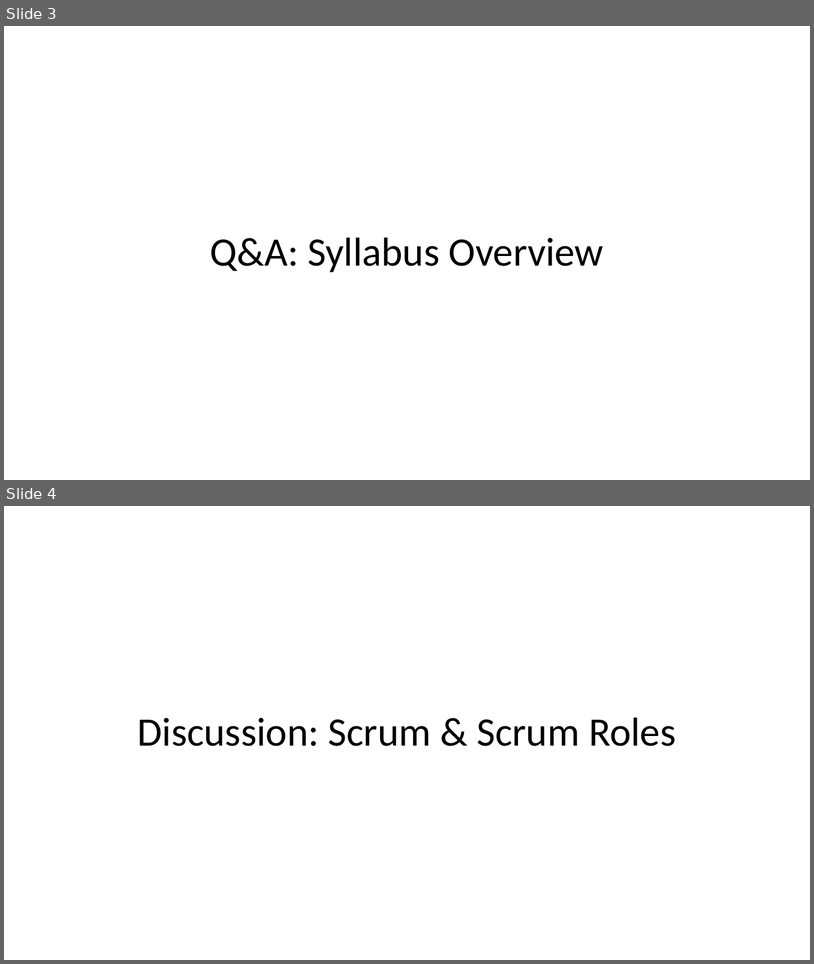
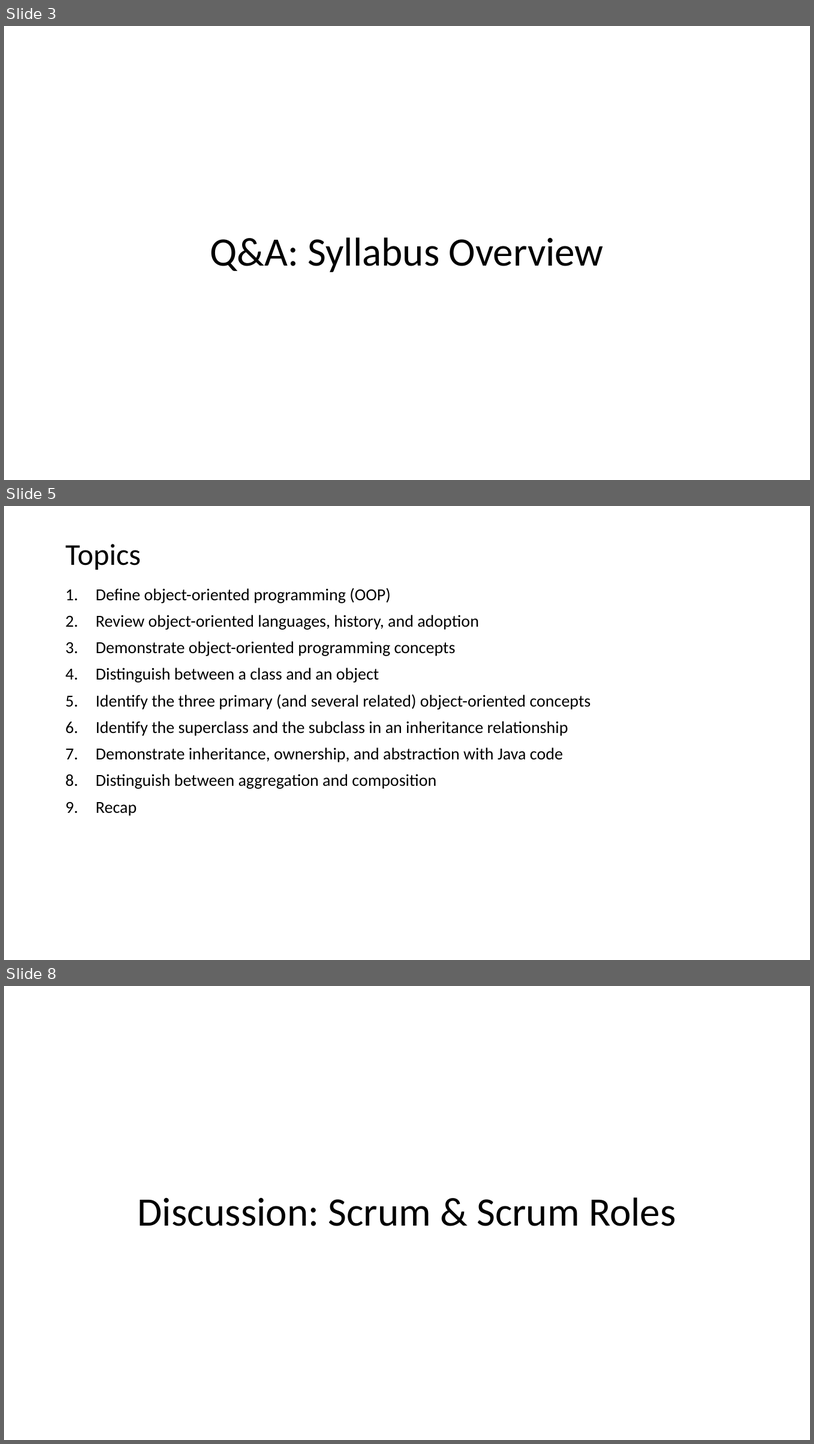
Before and after one commit to jamesbaptiste1/cpsc-24500-2019-01-spring-001, a slide deck: lecture-presentations/2019-01-17.pptx. Shown one above the other, each under a label of ours: slides 3 and 4 before the commit, slides 3, 5 and 8 after it; the slides between them are not shown. The pictures are 814x964 and 814x1444 pixels, drawn with LibreOffice and Linux fonts; fonts in the diff are those of the drawing. Boxes give left, top, right and bottom in pixels: in the first picture for what was removed or moved away, otherwise in the second. Text is boxed around its words. In the diff, an @@ line names an element or a change of style, - is before the commit and + after.

```diff
--- a/lecture-presentations/2019-01-17.pptx
+++ b/lecture-presentations/2019-01-17.pptx
@@ slide 5 added at bbox=[4, 506, 810, 960], background #FFFFFF @@
@@ title added at bbox=[65, 544, 141, 570], 36 pt, text #000000 @@
+Topics
@@ text added at bbox=[96, 588, 591, 816], 20 pt, text #000000 @@
+1. Define object-oriented programming (OOP)
+2. Review object-oriented languages, history, and adoption
+3. Demonstrate object-oriented programming concepts
+4. Distinguish between a class and an object
+5. Identify the three primary (and several related) object-oriented concepts
+6. Identify the superclass and the subclass in an inheritance relationship
+7. Demonstrate inheritance, ownership, and abstraction with Java code
+8. Distinguish between aggregation and composition
+9. Recap
@@ what was slide 4 is now slide 8 @@
```
Also in this commit, not shown: 3 slides changed, 4 other slides added, 1 other file.
